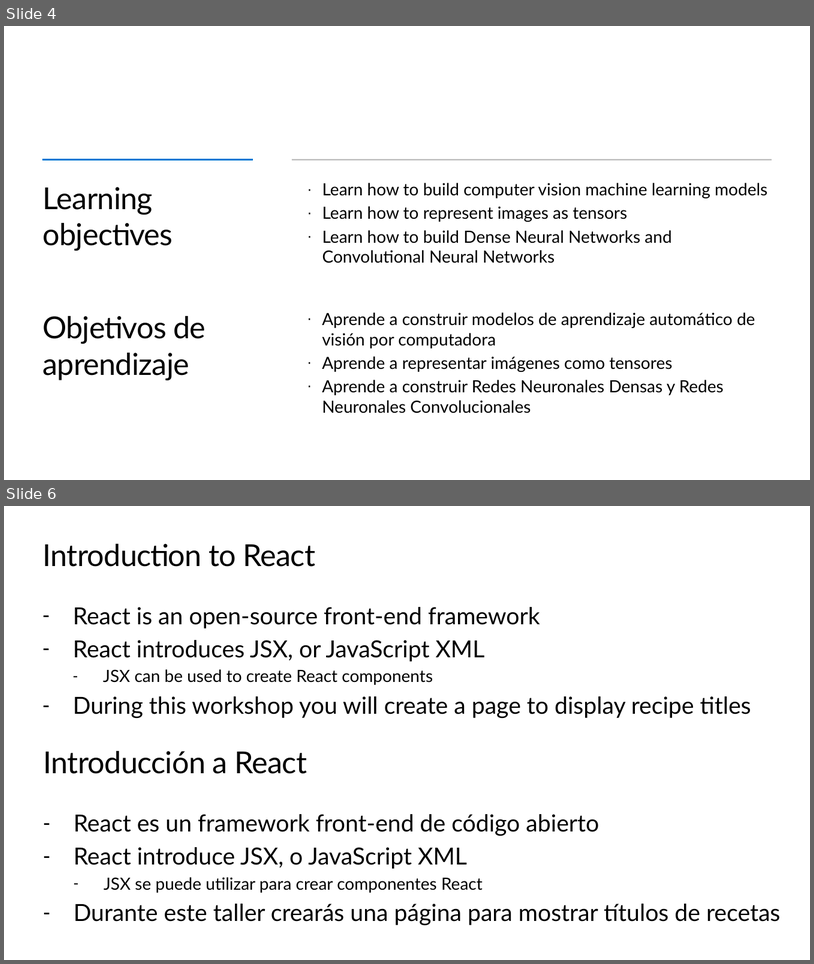
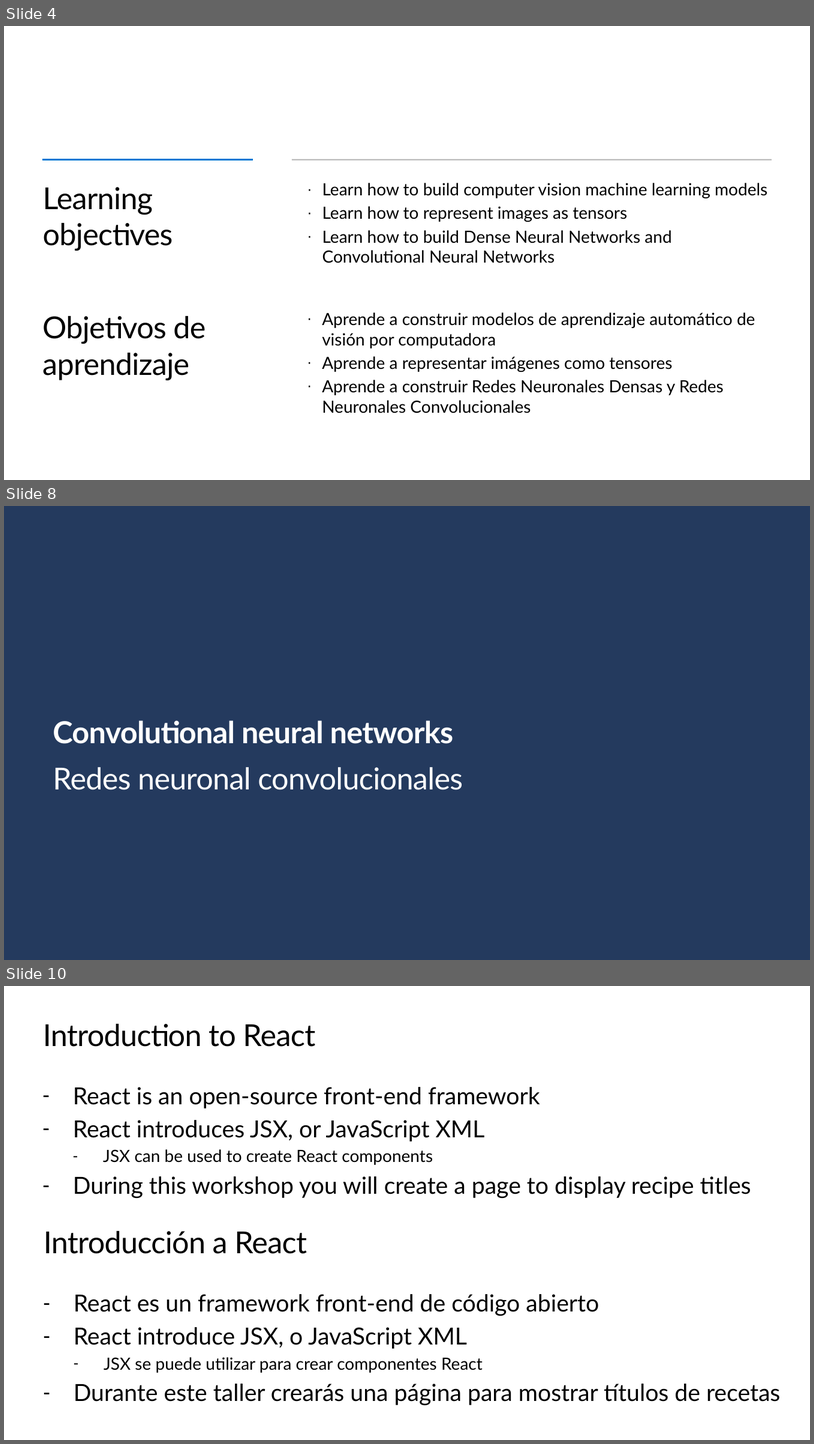
Before and after one commit to Gilberto-Guzman-Student-Ambassadors/Introduction_to_Computer_Vision_with_TensorFlow, a slide deck: presentation/slides.pptx. Shown one above the other, each under a label of ours: slides 4 and 6 before the commit, slides 4, 8 and 10 after it; the slides between them are not shown. The pictures are 814x964 and 814x1444 pixels, drawn with LibreOffice and Linux fonts; fonts in the diff are those of the drawing; background and template pictures are left out. Boxes give left, top, right and bottom in pixels: in the first picture for what was removed or moved away, otherwise in the second. Text is boxed around its words. In the diff, an @@ line names an element or a change of style, - is before the commit and + after.

```diff
--- a/presentation/slides.pptx
+++ b/presentation/slides.pptx
@@ slide 8 added at (x1=4, y1=506, x2=810, y2=960), background picture (left out) @@
@@ text added at (x1=53, y1=720, x2=454, y2=744), 36 pt, text #FFFFFF, bold @@
+Convolutional neural networks
@@ text added at (x1=53, y1=767, x2=463, y2=790), 36 pt, text #FFFFFF @@
+Redes neuronal convolucionales
@@ what was slide 6 is now slide 10 @@
```
Also in this commit, not shown: 1 slide changed, 3 other slides added.
